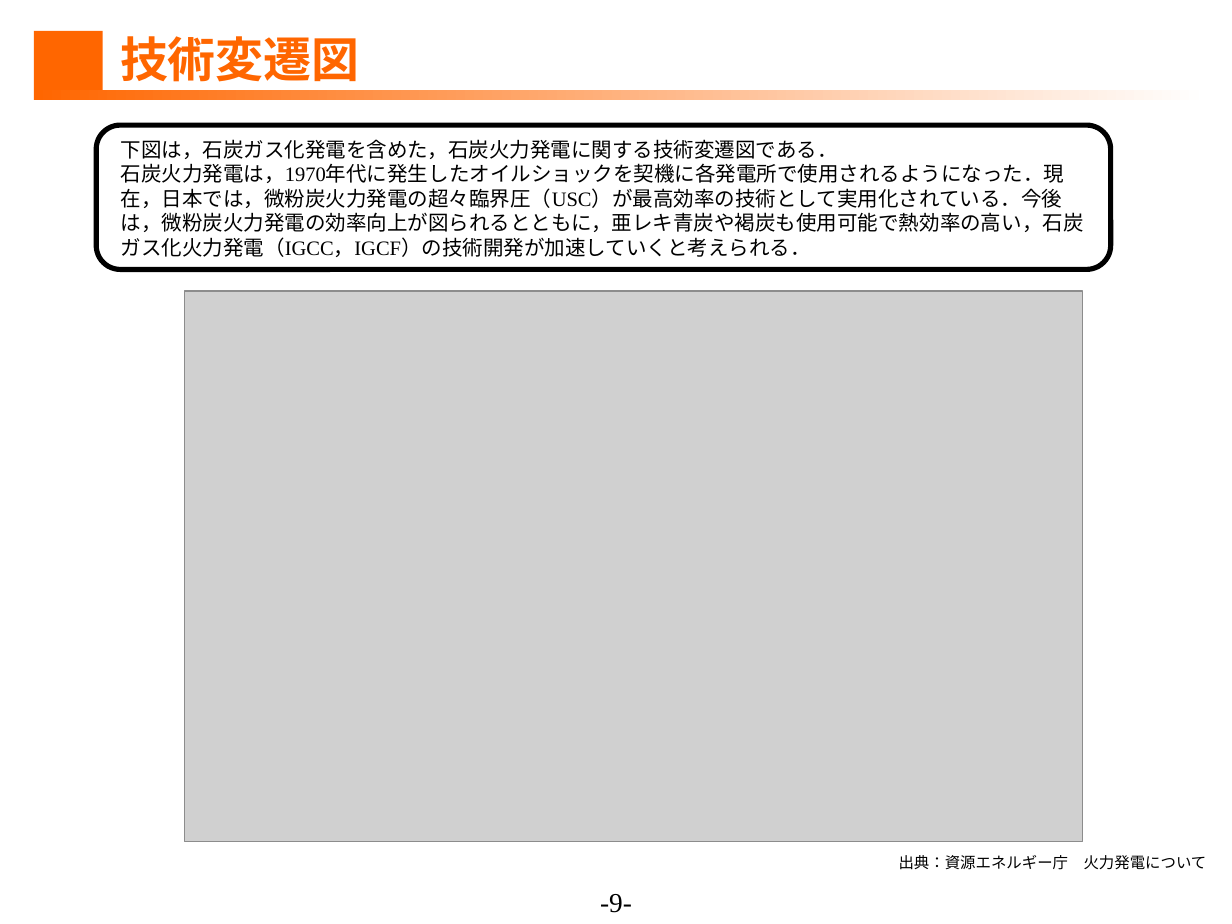
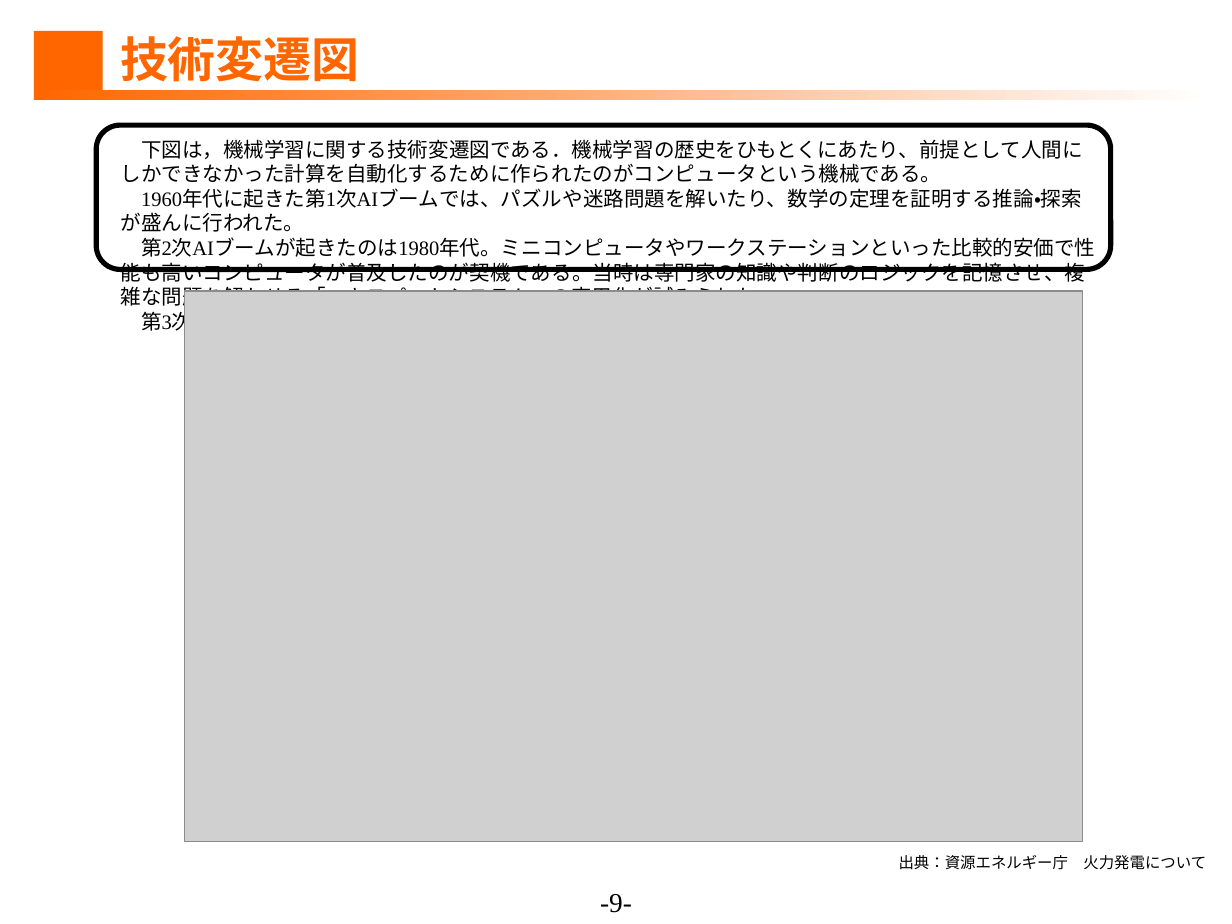
Before and after one commit to ShuDiamonds/JapanesePatentAnalysis, a slide deck: slide 9 of submissions/1.調査分析.ppt. Drawn at 1232x924 pixels with LibreOffice and Linux fonts; fonts in the diff are those of the drawing; grey boxes stand for pictures. Boxes give left, top, right and bottom in pixels: in the first picture for what was removed or moved away, otherwise in the second. Text is boxed around its words. In the diff, an @@ line names an element or a change of style, - is before the commit and + after.

```diff
--- a/submissions/1.調査分析.ppt
+++ b/submissions/1.調査分析.ppt
@@ text removed at (x1=121, y1=139, x2=1084, y2=257) @@
-下図は，石炭ガス化発電を含めた，石炭火力発電に関する技術変遷図である．
-石炭火力発電は，1970年代に発生したオイルショックを契機に各発電所で使用されるようになった．現在，日本では，微粉炭火力発電の超々臨界圧（USC）が最高効率の技術として実用化されている．今後は，微粉炭火力発電の効率向上が図られるとともに，亜レキ青炭や褐炭も使用可能で熱効率の高い，石炭ガス化火力発電（IGCC，IGCF）の技術開発が加速していくと考えられる．
@@ text added at (x1=121, y1=139, x2=1095, y2=335), 12 pt, text #000000 @@
+下図は，機械学習に関する技術変遷図である．機械学習の歴史をひもとくにあたり、前提として人間にしかできなかった計算を自動化するために作られたのがコンピュータという機械である。
+1960年代に起きた第1次AIブームでは、パズルや迷路問題を解いたり、数学の定理を証明する推論・探索が盛んに行われた。
+第2次AIブームが起きたのは1980年代。ミニコンピュータやワークステーションといった比較的安価で性能も高いコンピュータが普及したのが契機である。当時は専門家の知識や判断のロジックを記憶させ、複雑な問題を解かせる「エキスパートシステム」の実用化が試みられた。
+第3次AIブームの特徴は、「データから学習して分類する」という点である。
```
Also in this commit, not shown: 4 other slides changed, 1 slide added, 1 slide removed, 5 other files.
